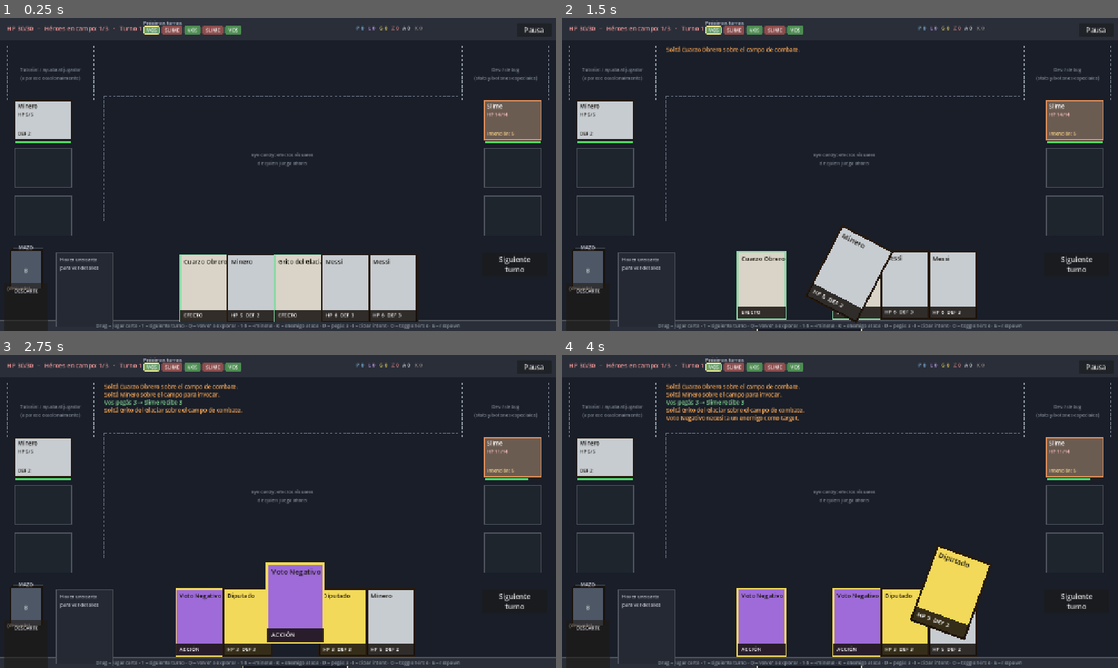
Above: before the commit, frames 1-4 (two rows, left to right).
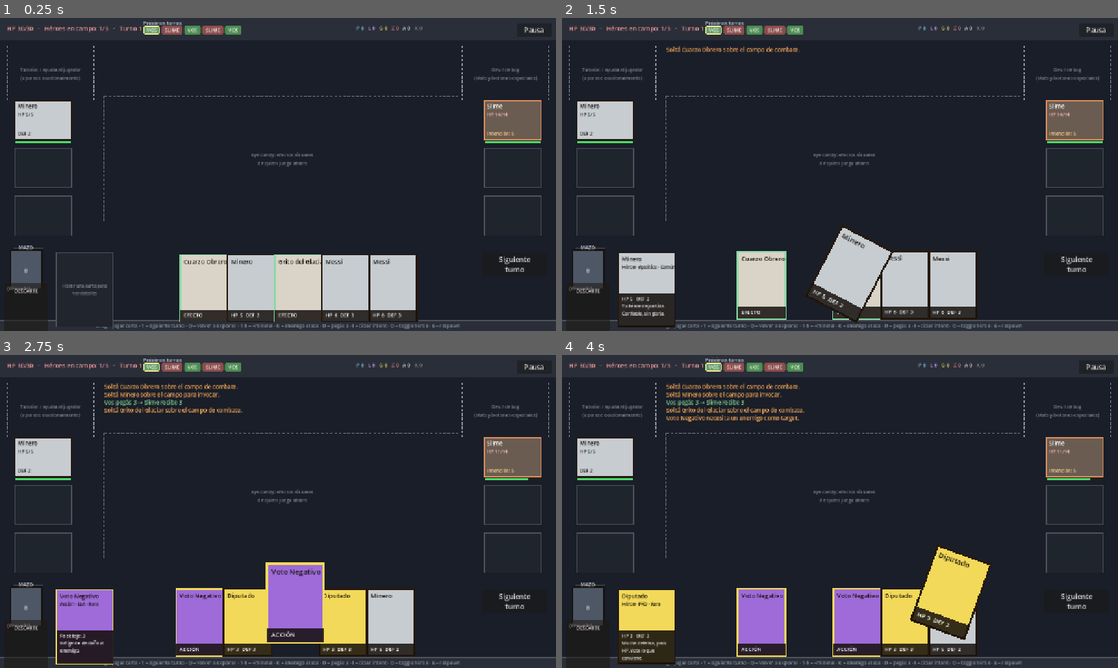
Above: after the commit, the same moments.

Repository: nahuelgallo/Glaciar-Miner
Game: Godot game, scene res://scenes/test/card_test.tscn
The game is run twice, just before and just after one commit, with the same random seed, the same clock (stepped at 60 frames per second) and the same inputs. This scene is started directly instead of the project's main scene.
Inputs (mouse positions are in pixels of both pictures, inside the frame that each line leads up to):
- Up to frame 1 (0.25 s): no input
- Up to frame 2 (1.5 s): tap Enter at 0.5 s; drag from (762, 284) to (906, 284) at 0.52 s; drag from (812, 284) to (951, 284) at 1.27 s
- Up to frame 3 (2.75 s): move the mouse to (294, 621) at 2.02 s; hold D from 2.03 s (still down); tap Backspace at 2.1 s; click (294, 621) at 2.17 s; tap R at 2.3 s
- Up to frame 4 (4 s): release D at 2.75 s; drag from (762, 621) to (951, 621) at 2.77 s; drag from (812, 621) to (951, 602) at 3.52 s

The runs differ from the first frame. In frame 1, 0.2% of the frame differs, in the area x 10-20%, y 76-99%; in frame 2, 1.6%; in frame 3, 1.6%; in frame 4, 2.5%, in the area x 10-54%, y 74-100%.

Commit message:
Card preview interactivo + cleanup de tooltip flotante
- CardPreviewView: panel fijo en el slot del mockup, muestra la carta
  hovered con color de fondo segun faccion, tipo, rareza, stats y
  descripcion. Estado vacio: "Hover una carta para ver detalles"
- HandManager emite signals card_hover_started(card) y card_hover_ended,
  conectados desde main.gd al preview
- CardTooltip flotante eliminado (redundante con el preview fijo) y
  removido del filesystem
- Import metadata de la imagen de Referencia agregada al repo

Diff:
--- /dev/null
+++ b/scripts/card/card_preview_view.gd
@@ -0,0 +1,163 @@
+class_name CardPreviewView
+extends Node2D
+
+# Panel fijo en el slot de "preview de carta" del mockup. Muestra detalles
+# de la carta hovered en la mano: nombre, tipo · facción · rareza, stats
+# (HP/DEF para héroes, recycle value para acciones/efectos), descripción.
+#
+# Coexiste con el drag de la carta: cuando arrastrás, el preview sigue
+# mostrando los detalles de la carta arrastrada hasta que la sueltes.
+
+const W: float = 130.0
+const H: float = 170.0
+
+var _current_card: CardData
+
+var _name_label: Label
+var _type_label: Label
+var _stats_label: Label
+var _desc_label: Label
+
+
+func _ready() -> void:
+	_build()
+	_refresh()
+
+
+func show_card(card: CardData) -> void:
+	_current_card = card
+	_refresh()
+
+
+func clear_card() -> void:
+	_current_card = null
+	_refresh()
+
+
+func _draw() -> void:
+	var rect := Rect2(0.0, 0.0, W, H)
+	if _current_card == null:
+		draw_rect(rect, Color(0.13, 0.15, 0.18))
+		draw_rect(rect, Color(0.30, 0.32, 0.36), false, 1.5)
+		return
+	draw_rect(rect, _faction_color(_current_card.faction))
+	draw_rect(rect, _type_outline_color(_current_card.type), false, 3.5)
+	# Banda inferior para texto sobre fondo oscuro.
+	var band := Rect2(0.0, H * 0.55, W, H * 0.45)
+	draw_rect(band, Color(0.08, 0.06, 0.05, 0.88))
+
+
+func _build() -> void:
+	_name_label = _make_label(13, Color(0.08, 0.06, 0.03))
+	_name_label.position = Vector2(8.0, 6.0)
+	_name_label.size = Vector2(W - 16.0, 18.0)
+	_name_label.autowrap_mode = TextServer.AUTOWRAP_WORD_SMART
+	add_child(_name_label)
+
+	_type_label = _make_label(10, Color(0.10, 0.08, 0.05))
+	_type_label.position = Vector2(8.0, 26.0)
+	_type_label.size = Vector2(W - 16.0, 14.0)
+	add_child(_type_label)
+
+	_stats_label = _make_label(11, Color(0.95, 0.95, 0.95))
+	_stats_label.position = Vector2(8.0, H * 0.55 + 4.0)
+	_stats_label.size = Vector2(W - 16.0, 16.0)
+	add_child(_stats_label)
+
+	_desc_label = _make_label(10, Color(0.92, 0.92, 0.95))
+	_desc_label.position = Vector2(8.0, H * 0.55 + 22.0)
+	_desc_label.size = Vector2(W - 16.0, H * 0.45 - 28.0)
+	_desc_label.autowrap_mode = TextServer.AUTOWRAP_WORD_SMART
+	add_child(_desc_label)
+
+
+func _make_label(font_size: int, color: Color) -> Label:
+	var lbl := Label.new()
+	lbl.add_theme_font_size_override("font_size", font_size)
+	lbl.add_theme_color_override("font_color", color)
+	lbl.mouse_filter = Control.MOUSE_FILTER_IGNORE
+	return lbl
+
+
+func _refresh() -> void:
+	if _current_card == null:
+		_name_label.text = ""
+		_type_label.text = ""
+		_stats_label.text = ""
+		_desc_label.text = "Hover una carta para ver detalles"
+		_desc_label.add_theme_color_override("font_color", Color(0.50, 0.53, 0.58))
+		_desc_label.position = Vector2(8.0, 8.0)
+		_desc_label.size = Vector2(W - 16.0, H - 16.0)
+		_desc_label.vertical_alignment = VERTICAL_ALIGNMENT_CENTER
+		_desc_label.horizontal_alignment = HORIZONTAL_ALIGNMENT_CENTER
+		queue_redraw()
+		return
+	# Restaurar layout normal cuando hay carta.
+	_desc_label.add_theme_color_override("font_color", Color(0.92, 0.92, 0.95))
+	_desc_label.position = Vector2(8.0, H * 0.55 + 22.0)
+	_desc_label.size = Vector2(W - 16.0, H * 0.45 - 28.0)
+	_desc_label.vertical_alignment = VERTICAL_ALIGNMENT_TOP
+	_desc_label.horizontal_alignment = HORIZONTAL_ALIGNMENT_LEFT
+
+	_name_label.text = _current_card.card_name
+	_type_label.text = "%s · %s · %s" % [
+		_type_text(_current_card.type),
+		_faction_text(_current_card.faction),
+		_rarity_text(_current_card.rarity),
+	]
+	if _current_card.type == CardData.Type.HERO:
+		var s := "HP %d   DEF %d" % [_current_card.hp, _current_card.defense]
+		if _current_card.has_tag(CardData.TAG_LEADER):
+			s += "   [LEADER]"
+		_stats_label.text = s
+	else:
+		_stats_label.text = "Reciclaje: %d" % _current_card.recycle_value
+	_desc_label.text = _current_card.description
+	queue_redraw()
+
+
+func _faction_color(f: CardData.Faction) -> Color:
+	match f:
+		CardData.Faction.PERONIST:    return Color(0.55, 0.78, 0.95)
+		CardData.Faction.LIBERTARIAN: return Color(0.62, 0.42, 0.85)
+		CardData.Faction.MACRIST:     return Color(0.95, 0.85, 0.35)
+		CardData.Faction.LEFTIST:     return Color(0.85, 0.30, 0.30)
+		CardData.Faction.APOLITICAL:  return Color(0.78, 0.80, 0.82)
+		CardData.Faction.OUTSIDER:    return Color(0.28, 0.26, 0.24)
+		_:                            return Color(0.85, 0.83, 0.78)
+
+
+func _type_outline_color(t: CardData.Type) -> Color:
+	match t:
+		CardData.Type.HERO:    return Color(0.15, 0.10, 0.05)
+		CardData.Type.ACTION:  return Color(0.95, 0.85, 0.35)
+		CardData.Type.EFFECT:  return Color(0.55, 0.85, 0.65)
+	return Color(0.12, 0.09, 0.05)
+
+
+func _type_text(t: CardData.Type) -> String:
+	match t:
+		CardData.Type.HERO:   return "Héroe"
+		CardData.Type.ACTION: return "Acción"
+		CardData.Type.EFFECT: return "Efecto"
+	return ""
+
+
+func _faction_text(f: CardData.Faction) -> String:
+	match f:
+		CardData.Faction.PERONIST:    return "Peronistas"
+		CardData.Faction.LIBERTARIAN: return "LLA"
+		CardData.Faction.MACRIST:     return "PRO"
+		CardData.Faction.LEFTIST:     return "FIT"
+		CardData.Faction.APOLITICAL:  return "Apolítico"
+		CardData.Faction.OUTSIDER:    return "Outsider"
+	return "Neutral"
+
+
+func _rarity_text(r: CardData.Rarity) -> String:
+	match r:
+		CardData.Rarity.COMMON:    return "Común"
+		CardData.Rarity.RARE:      return "Rara"
+		CardData.Rarity.EPIC:      return "Épica"
+		CardData.Rarity.LEGENDARY: return "Legendaria"
+	return ""
--- a/scripts/card/card_tooltip.gd
+++ /dev/null
@@ -1,106 +0,0 @@
-class_name CardTooltip
-extends Node2D
-
-const PANEL_WIDTH: float = 240.0
-const PANEL_HEIGHT: float = 124.0
-const PADDING: float = 12.0
-
-var _name_label: Label
-var _type_label: Label
-var _desc_label: Label
-var _stats_label: Label
-
-
-func _ready() -> void:
-	z_index = 100  # siempre por encima de las cartas
-	_build()
-	hide()
-
-
-func _draw() -> void:
-	var rect := Rect2(0.0, 0.0, PANEL_WIDTH, PANEL_HEIGHT)
-	draw_rect(rect, Color(0.08, 0.10, 0.14, 0.95))
-	draw_rect(rect, Color(0.85, 0.78, 0.55), false, 2.0)
-
-
-func show_for(card: CardData) -> void:
-	if card == null:
-		return
-	_name_label.text = card.card_name
-	_type_label.text = _type_text(card)
-	_desc_label.text = card.description
-	_stats_label.text = _stats_text(card)
-	show()
-
-
-func _build() -> void:
-	_name_label = _make_label(15, Color.WHITE)
-	_name_label.position = Vector2(PADDING, PADDING)
-	_name_label.size = Vector2(PANEL_WIDTH - PADDING * 2.0, 20.0)
-	add_child(_name_label)
-
-	_type_label = _make_label(11, Color(0.72, 0.72, 0.78))
-	_type_label.position = Vector2(PADDING, PADDING + 22.0)
-	_type_label.size = Vector2(PANEL_WIDTH - PADDING * 2.0, 16.0)
-	add_child(_type_label)
-
-	_desc_label = _make_label(12, Color(0.92, 0.92, 0.92))
-	_desc_label.position = Vector2(PADDING, PADDING + 42.0)
-	_desc_label.size = Vector2(PANEL_WIDTH - PADDING * 2.0, 44.0)
-	_desc_label.autowrap_mode = TextServer.AUTOWRAP_WORD_SMART
-	add_child(_desc_label)
-
-	_stats_label = _make_label(11, Color(0.85, 0.78, 0.55))
-	_stats_label.position = Vector2(PADDING, PANEL_HEIGHT - PADDING - 14.0)
-	_stats_label.size = Vector2(PANEL_WIDTH - PADDING * 2.0, 16.0)
-	add_child(_stats_label)
-
-
-func _make_label(font_size: int, color: Color) -> Label:
-	var lbl := Label.new()
-	lbl.mouse_filter = Control.MOUSE_FILTER_IGNORE
-	lbl.add_theme_font_size_override("font_size", font_size)
-	lbl.add_theme_color_override("font_color", color)
-	return lbl
-
-
-func _type_text(card: CardData) -> String:
-	var type_str := ""
-	match card.type:
-		CardData.Type.HERO:
-			type_str = "Héroe"
-		CardData.Type.ACTION:
-			type_str = "Acción"
-		CardData.Type.EFFECT:
-			type_str = "Efecto"
-	return "%s · %s · %s" % [type_str, _faction_text(card.faction), _rarity_text(card.rarity)]
-
-
-func _faction_text(f: CardData.Faction) -> String:
-	match f:
-		CardData.Faction.PERONIST:    return "Peronistas"
-		CardData.Faction.LIBERTARIAN: return "LLA"
-		CardData.Faction.MACRIST:     return "PRO"
-		CardData.Faction.LEFTIST:     return "FIT"
-		CardData.Faction.APOLITICAL:  return "Apolítico"
-		CardData.Faction.OUTSIDER:    return "Outsider"
-	return "Neutral"
-
-
-func _rarity_text(r: CardData.Rarity) -> String:
-	match r:
-		CardData.Rarity.COMMON:    return "Común"
-		CardData.Rarity.RARE:      return "Rara"
-		CardData.Rarity.EPIC:      return "Épica"
-		CardData.Rarity.LEGENDARY: return "Legendaria"
-	return ""
-
-
-func _stats_text(card: CardData) -> String:
-	if card.type == CardData.Type.HERO:
-		var s := "HP %d   Defensa %d" % [card.hp, card.defense]
-		if card.has_tag(CardData.TAG_LEADER):
-			s += "   [LEADER]"
-		return s
-	# Para acciones/efectos mostramos el recycle value (lo que rinde en shrines).
-	return "Reciclaje: %d" % card.recycle_value
--- a/scripts/card/hand_manager.gd
+++ b/scripts/card/hand_manager.gd
@@ -6,20 +6,18 @@
 # salir de la mano.
 signal card_dropped(card: CardData, drop_position: Vector2, view: CardView)
 
+# Re-emitidas cuando el mouse entra/sale de una carta de la mano. El caller
+# las usa para alimentar el preview fijo (ver `CardPreviewView`).
+signal card_hover_started(card: CardData)
+signal card_hover_ended()
+
 @export var hand_width: float = 720.0
 @export var card_spacing: float = 110.0
-@export var tooltip_offset: Vector2 = Vector2(0.0, 100.0)
 
 var _slots: Array[Node2D] = []
 var _views: Array[CardView] = []
 var _data: Array[CardData] = []
-var _tooltip: CardTooltip
 var _hovered_view: CardView
-
-
-func _ready() -> void:
-	_tooltip = CardTooltip.new()
-	add_child(_tooltip)
 
 
 func add_card(card: CardData) -> void:
@@ -46,7 +44,7 @@
 		return
 	if _views[index] == _hovered_view:
 		_hovered_view = null
-		_tooltip.hide()
+		card_hover_ended.emit()
 	_data.remove_at(index)
 	_slots[index].queue_free()
 	_slots.remove_at(index)
@@ -95,17 +93,13 @@
 	if idx == -1 or view.data == null:
 		return
 	_hovered_view = view
-	_tooltip.show_for(view.data)
-	# Tooltip se dibuja desde su top-left, así que centramos en x bajo la carta.
-	var slot_pos: Vector2 = _slots[idx].global_position
-	var top_left: Vector2 = slot_pos + tooltip_offset - Vector2(CardTooltip.PANEL_WIDTH * 0.5, 0.0)
-	_tooltip.global_position = top_left
+	card_hover_started.emit(view.data)
 
 
 # Solo escondemos si la carta que sale del hover es la que estaba mostrando
-# tooltip — protege contra el orden no garantizado de exit/enter al pasar
+# preview — protege contra el orden no garantizado de exit/enter al pasar
 # rápido entre cartas adyacentes.
 func _on_card_hover_ended(view: CardView) -> void:
 	if view == _hovered_view:
 		_hovered_view = null
-		_tooltip.hide()
+		card_hover_ended.emit()
--- a/scripts/main.gd
+++ b/scripts/main.gd
@@ -66,7 +66,7 @@
 var _next_turn_button: Button
 var _combat_log: RichTextLabel
 var _deck_count_label: Label
-var _card_preview_label: Label
+var _card_preview: CardPreviewView
 var _help_footer_label: Label
 
 
@@ -85,6 +85,8 @@
 	_spawn_pending_or_default_enemies()
 	_hand.position = Vector2(680.0, 615.0)
 	_hand.card_dropped.connect(_on_card_dropped)
+	_hand.card_hover_started.connect(_on_hand_card_hover_started)
+	_hand.card_hover_ended.connect(_on_hand_card_hover_ended)
 	if _pool.is_empty():
 		push_warning("Main: no hay cartas en el JSON")
 	else:
@@ -202,13 +204,13 @@
 	parent.add_child(_combat_log)
 
 
-func _build_card_preview(parent: Control) -> void:
-	_card_preview_label = _make_label(11, Color(0.78, 0.78, 0.82))
-	_card_preview_label.position = CARD_PREVIEW_RECT.position + Vector2(8.0, 8.0)
-	_card_preview_label.size = CARD_PREVIEW_RECT.size - Vector2(16.0, 16.0)
-	_card_preview_label.autowrap_mode = TextServer.AUTOWRAP_WORD_SMART
-	_card_preview_label.text = "Hover una carta\npara ver detalles"
-	parent.add_child(_card_preview_label)
+func _build_card_preview(_parent: Control) -> void:
+	# Preview view es Node2D (tiene _draw), no Control. Lo agregamos como
+	# hijo del root, no del Hud Control.
+	_card_preview = CardPreviewView.new()
+	_card_preview.name = "CardPreview"
+	_card_preview.position = CARD_PREVIEW_RECT.position
+	add_child(_card_preview)
 
 
 func _build_deck_count(parent: Control) -> void:
@@ -282,9 +284,7 @@
 	_draw_dashed_rect(TUTORIAL_AREA, Color(0.55, 0.58, 0.62), "Tutorial / ayuda")
 	_draw_dashed_rect(EYE_CANDY_AREA, Color(0.45, 0.48, 0.55), "Eye candy: efectos visuales / turno actual")
 	_draw_dashed_rect(DEV_AREA, Color(0.55, 0.58, 0.62), "Dev / debug")
-	# Card preview frame (no punteado: sí está siempre visible)
-	draw_rect(CARD_PREVIEW_RECT, Color(0.14, 0.16, 0.20))
-	draw_rect(CARD_PREVIEW_RECT, Color(0.30, 0.32, 0.36), false, 1.5)
+	# (El card preview se dibuja desde CardPreviewView, hijo del root)
 	# Deck stack visual (rectángulos apilados)
 	_draw_card_stack(DECK_STACK_POS, Color(0.30, 0.34, 0.40))
 	# (El descarte se dibuja desde DiscardPileView)
@@ -364,6 +364,16 @@
 
 func _on_minerals_changed(_faction: int, _new_amount: int) -> void:
 	_refresh_minerals()
+
+
+func _on_hand_card_hover_started(card: CardData) -> void:
+	if _card_preview != null:
+		_card_preview.show_card(card)
+
+
+func _on_hand_card_hover_ended() -> void:
+	if _card_preview != null:
+		_card_preview.clear_card()
 
 
 func _refresh_minerals() -> void:
Not shown, added: Referencia/Frame 2(1).png.import
Not shown, added: scripts/card/card_preview_view.gd.uid
Not shown, removed: scripts/card/card_tooltip.gd.uid
